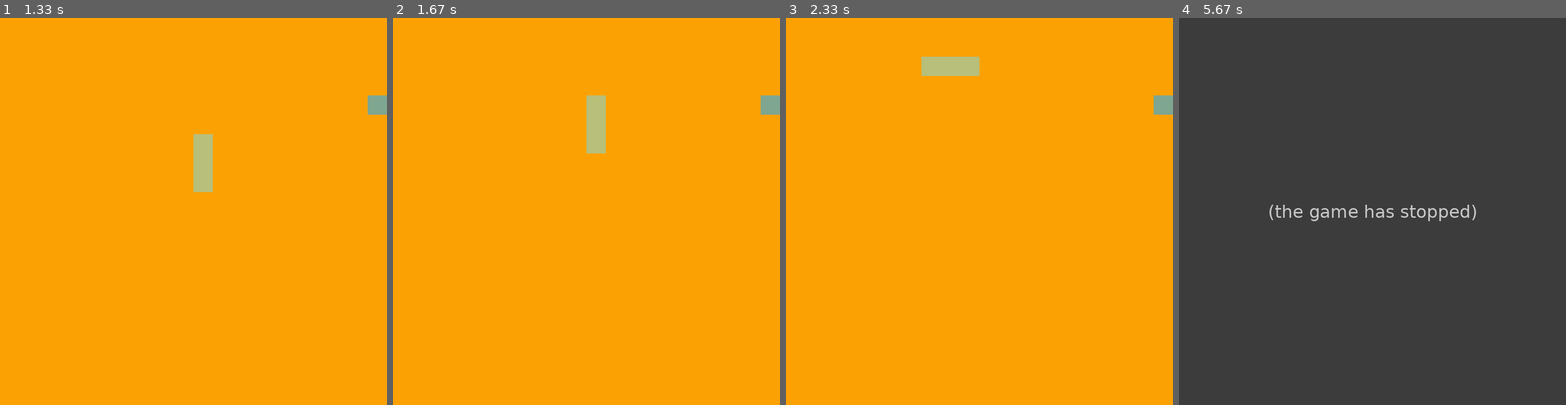
Above: before the commit, frames 1-4 (left to right).
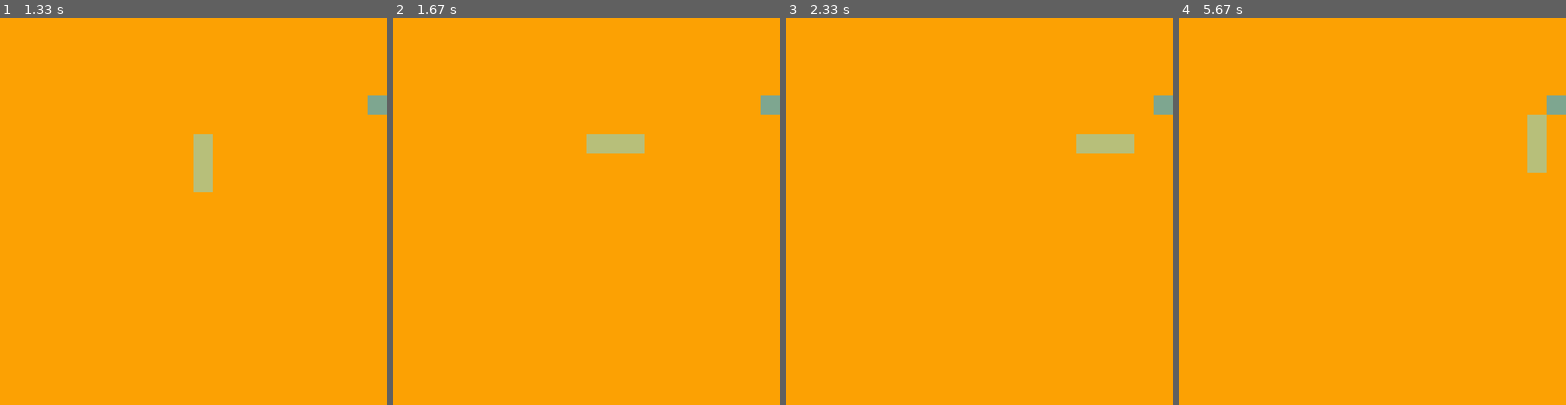
Above: after the commit, the same moments.

Repository: Kabewh/snakeinpy
Game: pygame game, started from pygame/snake.py
The game is run twice, just before and just after one commit, with the same random seed, the same clock (stepped at 60 frames per second) and the same inputs.
Inputs:
- Up to frame 1 (1.33 s): hold Right 0.33-0.8 s; hold Up 0.83-1.3 s
- Up to frame 2 (1.67 s): hold Right from 1.33 s (still down)
- Up to frame 3 (2.33 s): release Right at 1.8 s; hold Left from 1.83 s (still down)
- Up to frame 4 (5.67 s): release Left at 2.37 s; hold Down 2.4-2.7 s; hold Left 2.73-3.13 s; hold Up 3.17-3.53 s; hold Right 4.23-4.6 s; hold Down 4.63-5.1 s; hold Up from 5.63 s (still down)

Frame 1 is identical in both runs. In frame 2, 1.0% of the frame differs, in the area x 50-65%, y 20-35%; in frame 3, 1.5%; in frame 4, 100%, in the area x 0-100%, y 0-100%.
Before the commit the program exited at 5.33 s; later frames show no game.

Commit message:
Update snake.py

Diff:
--- a/pygame/snake.py
+++ b/pygame/snake.py
@@ -100,10 +100,10 @@
                 if main_game.snake.direction.y != -1:
                     main_game.snake.direction = Vector2(0, 1)
             if event.key == pygame.K_LEFT:
-                if main_game.snake.direction.y != 1:
+                if main_game.snake.direction.x != 1:
                     main_game.snake.direction = Vector2(-1, 0)
             if event.key == pygame.K_RIGHT:
-                if main_game.snake.direction.y != -1:
+                if main_game.snake.direction.x != -1:
                     main_game.snake.direction = Vector2(1, 0)
     screen.fill((252, 161, 3))
     main_game.draw_elements()
